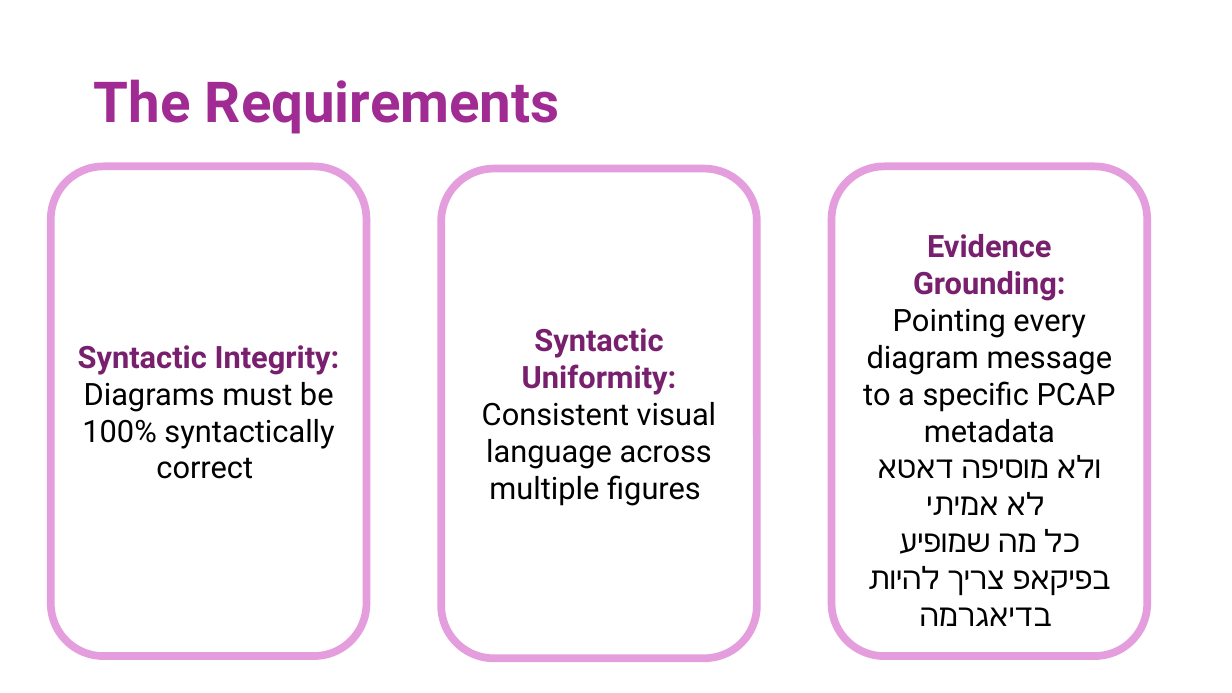
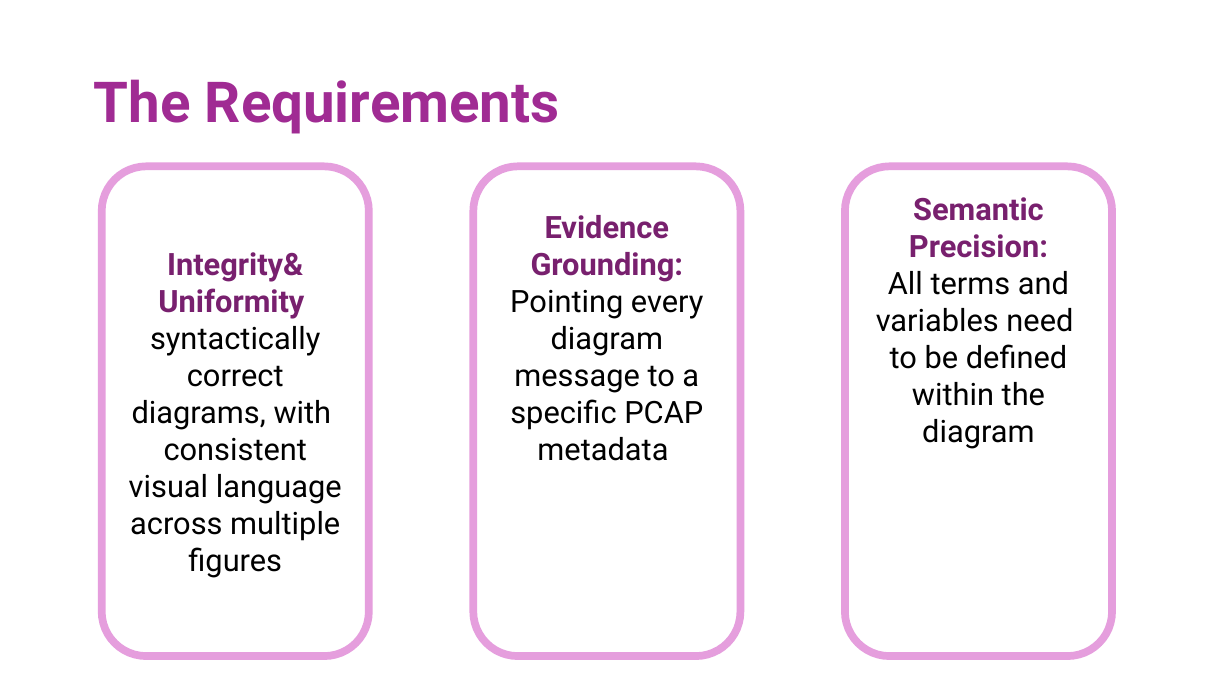
Before and after one commit to gshachar12/auto-diagram, a slide deck: slide 7 of Pcaplot_presentation.pptx. Drawn at 1232x693 pixels with LibreOffice and Linux fonts; fonts in the diff are those of the drawing. Boxes give left, top, right and bottom in pixels: in the first picture for what was removed or moved away, otherwise in the second. Text is boxed around its words. In the diff, an @@ line names an element or a change of style, - is before the commit and + after.

```diff
--- a/Pcaplot_presentation.pptx
+++ b/Pcaplot_presentation.pptx
@@ rounded rectangle "Integrity& Uniformity": place and size @@
-rounded rectangle "Integrity& Uniformity" at bbox=[51, 166, 367, 656]
+rounded rectangle "Integrity& Uniformity" at bbox=[102, 166, 369, 656]
@@ rounded rectangle removed at bbox=[442, 168, 758, 658] @@
-Syntactic Uniformity: Consistent visual language across multiple figures
@@ rounded rectangle "Evidence Grounding: Pointing every diagram ...": place and size @@
-rounded rectangle "Evidence Grounding: Pointing every diagram ..." at bbox=[832, 166, 1148, 656]
+rounded rectangle "Evidence Grounding: Pointing every diagram ..." at bbox=[473, 166, 740, 656]
@@ rounded rectangle added at bbox=[845, 166, 1112, 656], fill #FFFFFF, outline #F2FBFE 6 pt, 24 pt, text #000000 @@
+Semantic Precision:
+All terms and variables need to be defined within the diagram
@@ text in rounded rectangle at bbox=[129, 252, 342, 578]: text changed @@
-Syntactic Integrity:
-Diagrams must be 100% syntactically correct
+Integrity& Uniformity
+syntactically correct diagrams, with
+consistent visual language across multiple figures
@@ text in rounded rectangle at bbox=[920, 455, 1111, 626]: paragraphs removed @@
-ולא מוסיפה דאטא לא אמיתי
-כל מה שמופיע בפיקאפ צריך להיות בדיאגרמה
```
Also in this commit, not shown: 12 other slides changed, 12 slides added, 16 slides removed, 30 other files.
